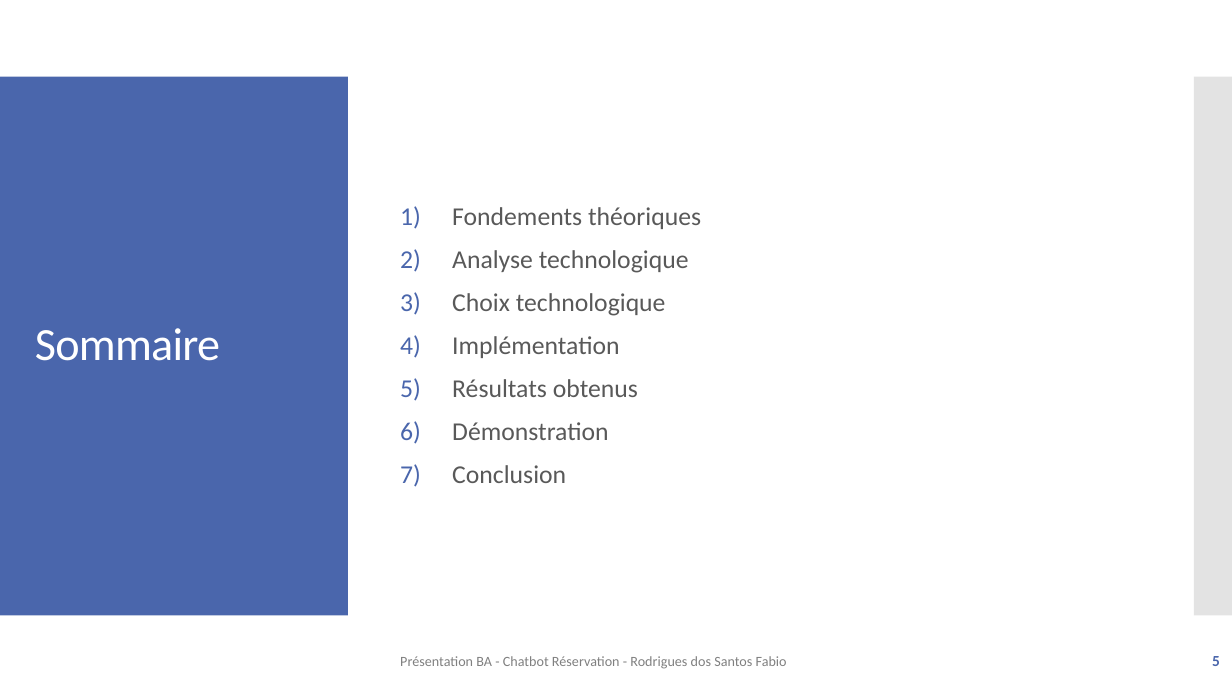
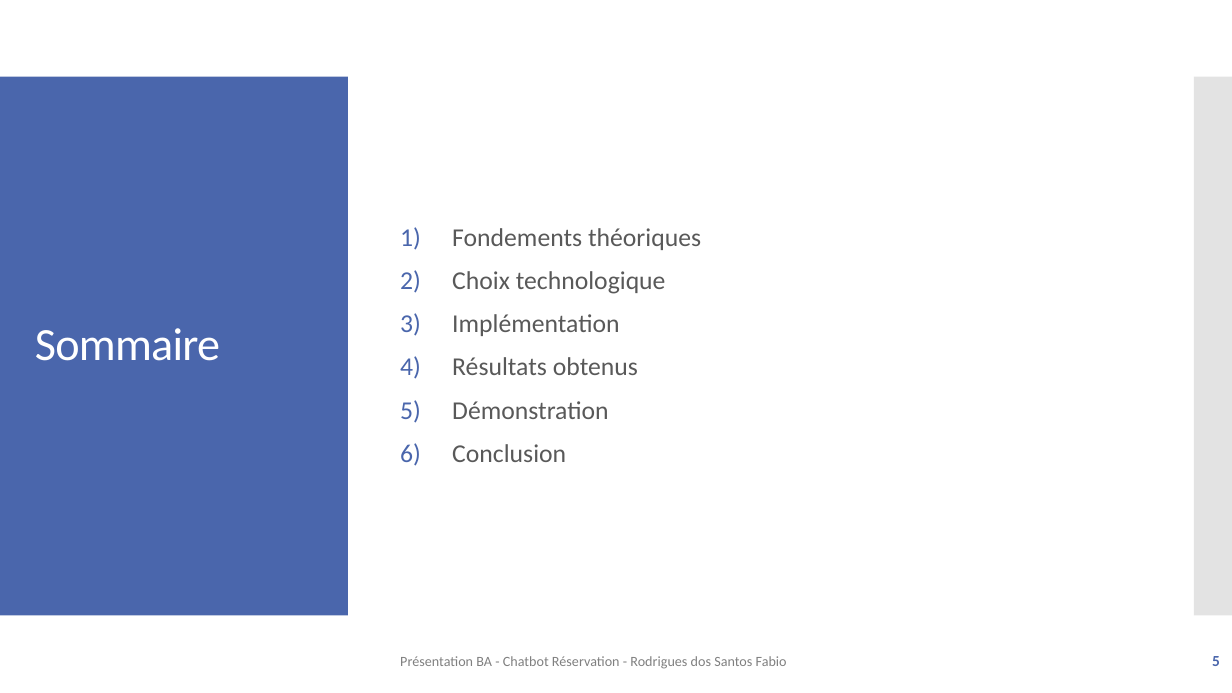
Before and after one commit to f-rdrgs/projet-bachelor, a slide deck: slide 5 of documentation/travail_bachelor/ISC_LOG_presentation_diplome_RodriguesDosSantosFabio_EggenbergNiklaus_2024.pptx. Drawn at 1232x693 pixels with LibreOffice and Linux fonts; fonts in the diff are those of the drawing. Boxes give left, top, right and bottom in pixels: in the first picture for what was removed or moved away, otherwise in the second. Text is boxed around its words. In the diff, an @@ line names an element or a change of style, - is before the commit and + after.

```diff
--- a/documentation/travail_bachelor/ISC_LOG_presentation_diplome_RodriguesDosSantosFabio_EggenbergNiklaus_2024.pptx
+++ b/documentation/travail_bachelor/ISC_LOG_presentation_diplome_RodriguesDosSantosFabio_EggenbergNiklaus_2024.pptx
@@ text at box(452, 250, 689, 273): paragraph removed @@
-2) Analyse technologique
```
Also in this commit, not shown: 1 other slide changed, 3 slides added.
